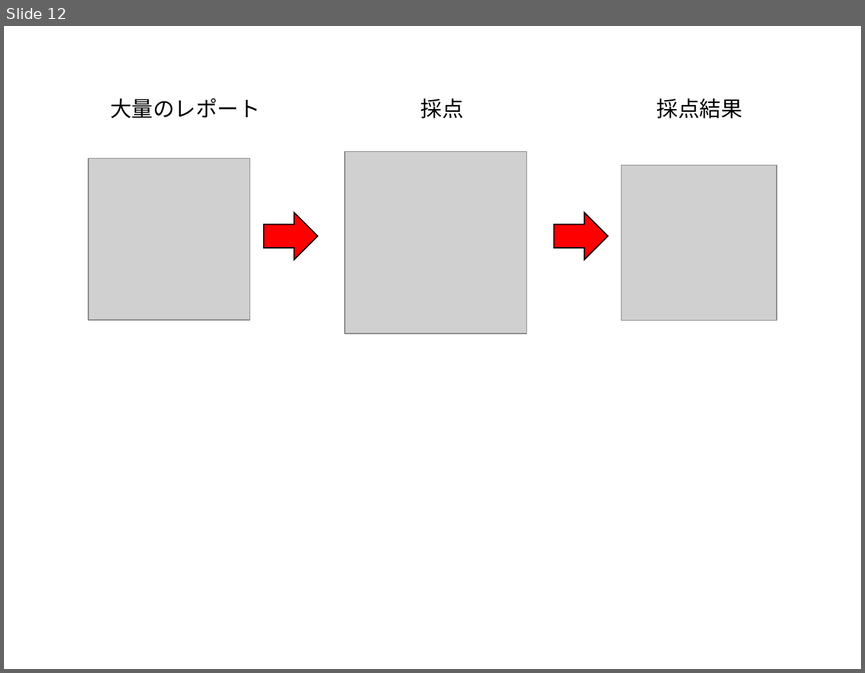
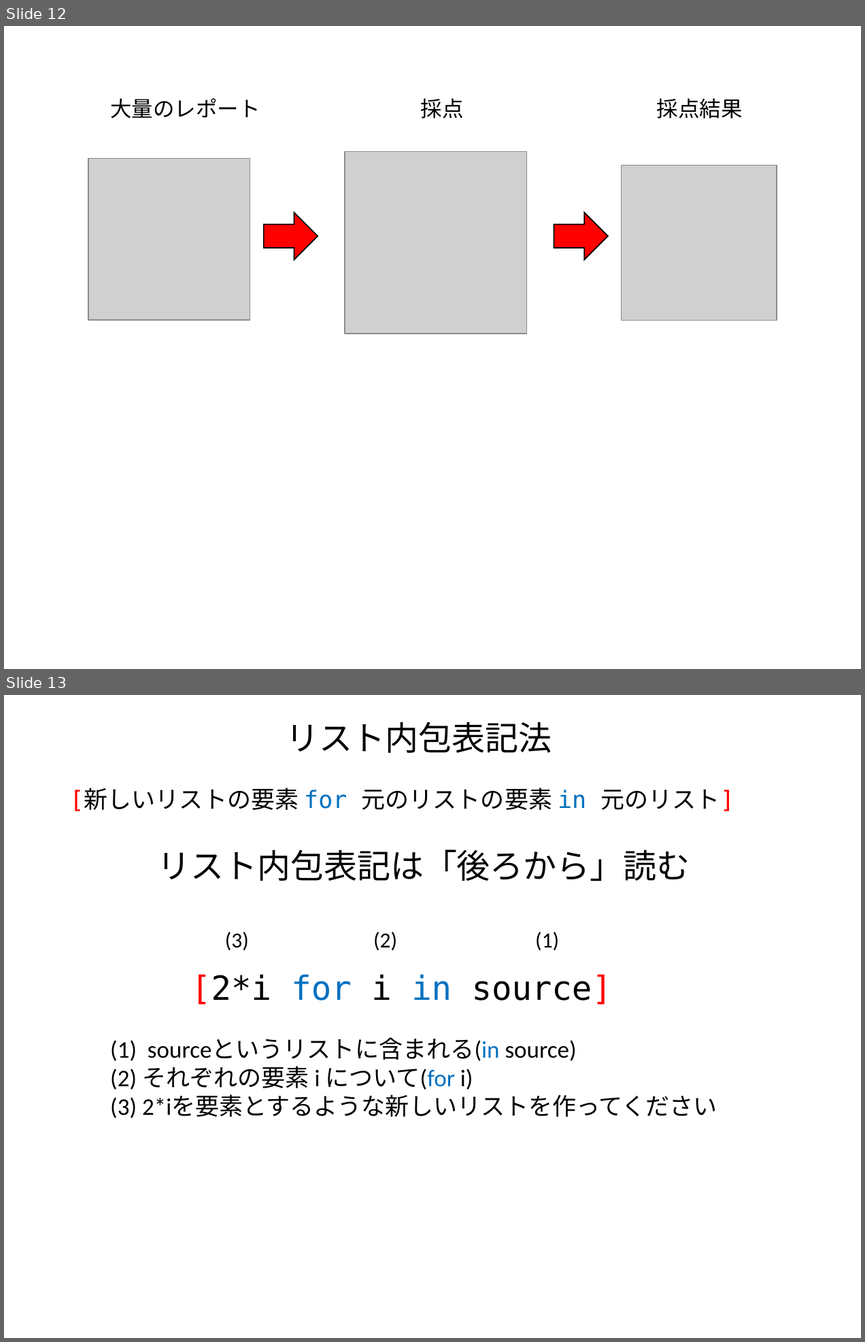
Before and after one commit to kaityo256/python_zero, a slide deck: list/fig/fig.pptx. Shown one above the other, each under a label of ours: slide 12 before the commit, slides 12 and 13 after it. The pictures are 865x673 and 865x1342 pixels, drawn with LibreOffice and Linux fonts; fonts in the diff are those of the drawing; grey boxes stand for pictures. Boxes give left, top, right and bottom in pixels: in the first picture for what was removed or moved away, otherwise in the second. Text is boxed around its words. In the diff, an @@ line names an element or a change of style, - is before the commit and + after.

Commit message:
リスト内包表記書き終わったことにする

```diff
--- a/list/fig/fig.pptx
+++ b/list/fig/fig.pptx
@@ slide 13 added at (4,695,861,1338), background #FFFFFF @@
@@ text added at (286,722,551,753), 28 pt, text #000000 @@
+リスト内包表記法
@@ text added at (70,787,734,811), 20 pt, text #000000 @@
+[新しいリストの要素 for 元のリストの要素 in 元のリスト]
@@ text added at (158,849,690,881), 28 pt, text #000000 @@
+リスト内包表記は「後ろから」読む
@@ text added at (225,932,249,950), 18 pt, text #000000 @@
+(3)
@@ text added at (373,932,397,950), 18 pt, text #000000 @@
+(2)
@@ text added at (535,932,559,950), 18 pt, text #000000 @@
+(1)
@@ text added at (191,974,612,1004), 28 pt, text #000000 @@
+[2*i for i in source]
@@ text added at (110,1038,717,1118), 20 pt, text #000000 @@
+(1) sourceというリストに含まれる(in source)
+(2) それぞれの要素 i について(for i)
+(3) 2*iを要素とするような新しいリストを作ってください
```
Also in this commit, not shown: 5 other files.
